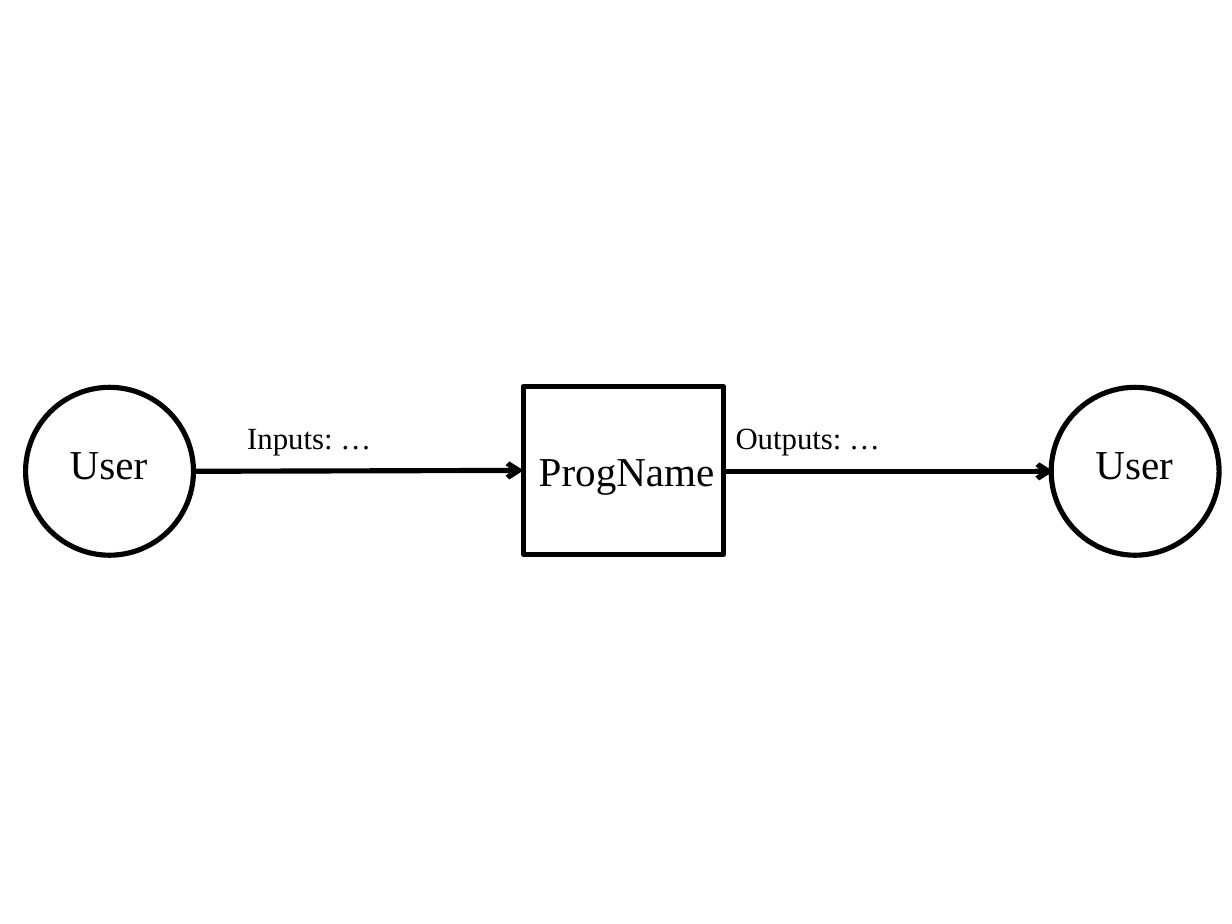
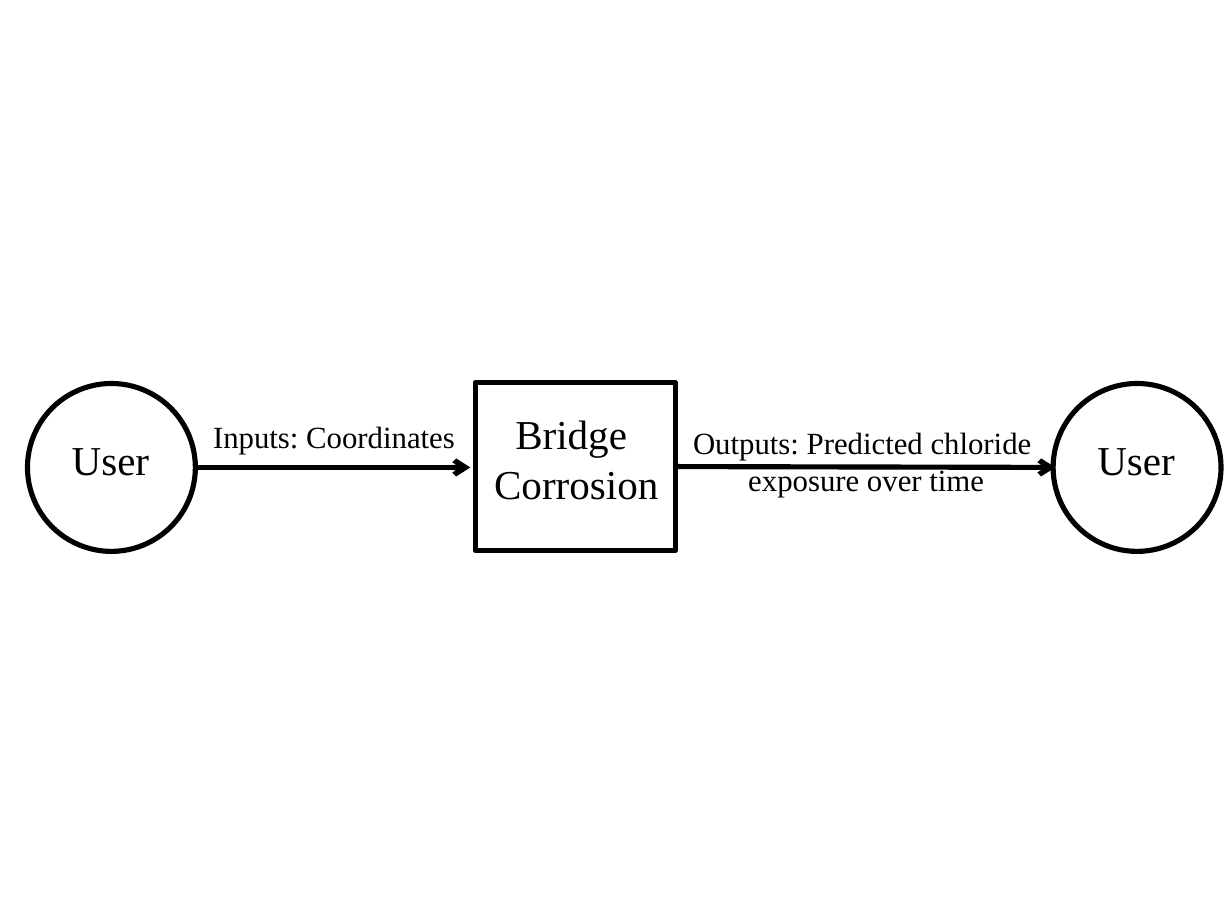
Before and after one commit to CynthiaLiu0805/BridgeChlorideExposurePredictor, a slide deck: slide 1 of docs/SRS/SystemContextFigure.pptx. Drawn at 1232x924 pixels with LibreOffice and Linux fonts; fonts in the diff are those of the drawing. Boxes give left, top, right and bottom in pixels: in the first picture for what was removed or moved away, otherwise in the second. Text is boxed around its words. In the diff, an @@ line names an element or a change of style, - is before the commit and + after.

```diff
--- a/docs/SRS/SystemContextFigure.pptx
+++ b/docs/SRS/SystemContextFigure.pptx
@@ rectangle "`" moved from (x1=524, y1=387, x2=723, y2=554) to (x1=476, y1=383, x2=675, y2=551) @@
@@ 2 texts, 2 ellipses moved together from (x1=26, y1=387, x2=1218, y2=554) to (x1=27, y1=383, x2=1221, y2=551) @@
@@ text at (x1=213, y1=426, x2=455, y2=454): text changed @@
-Inputs: …
+Inputs: Coordinates
@@ text at (x1=494, y1=420, x2=658, y2=500): text changed @@
-ProgName
+Bridge
+Corrosion
@@ text at (x1=693, y1=432, x2=1032, y2=497): text changed @@
-Outputs: …
+Outputs: Predicted chloride
+exposure over time
@@ arrow moved from (193, 472) - (524, 471) to (196, 467) - (471, 467) @@
@@ arrow moved from (723, 472) - (1053, 472) to (675, 467) - (1056, 467) @@
```
Also in this commit, not shown: 5 other files.
